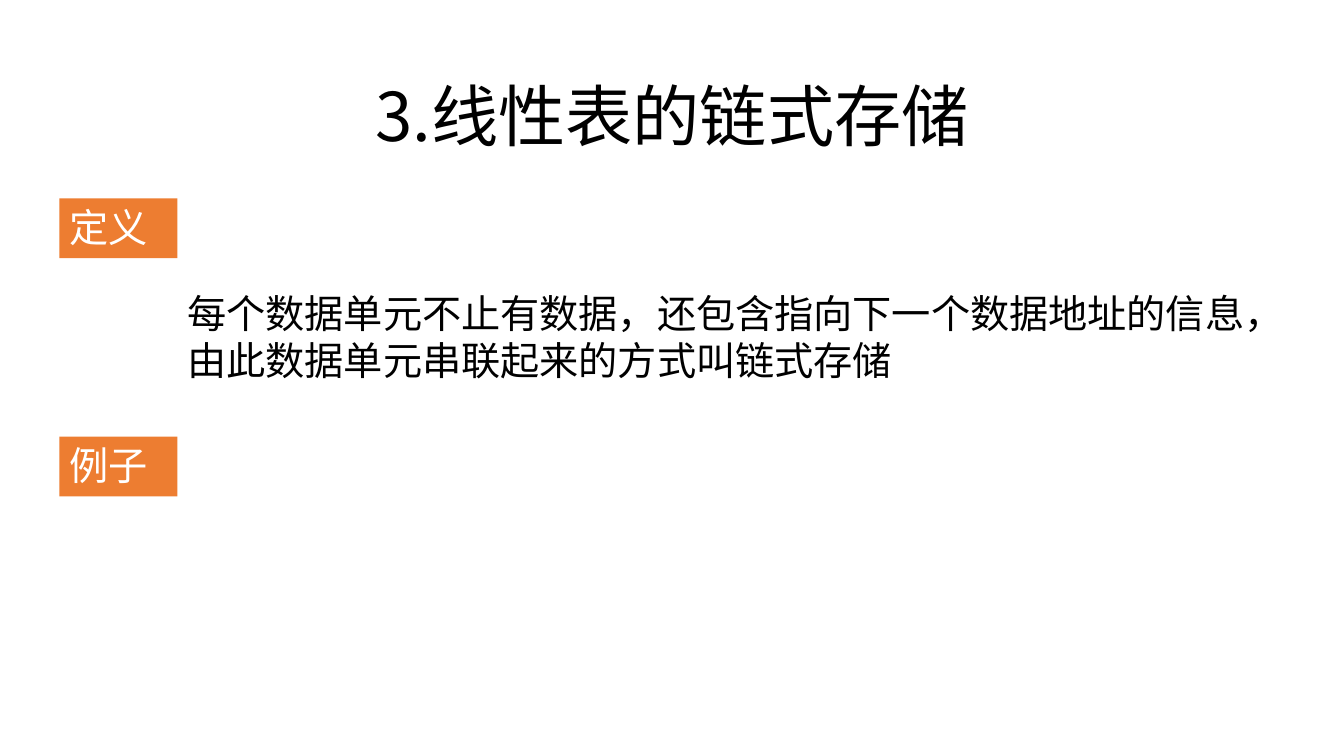
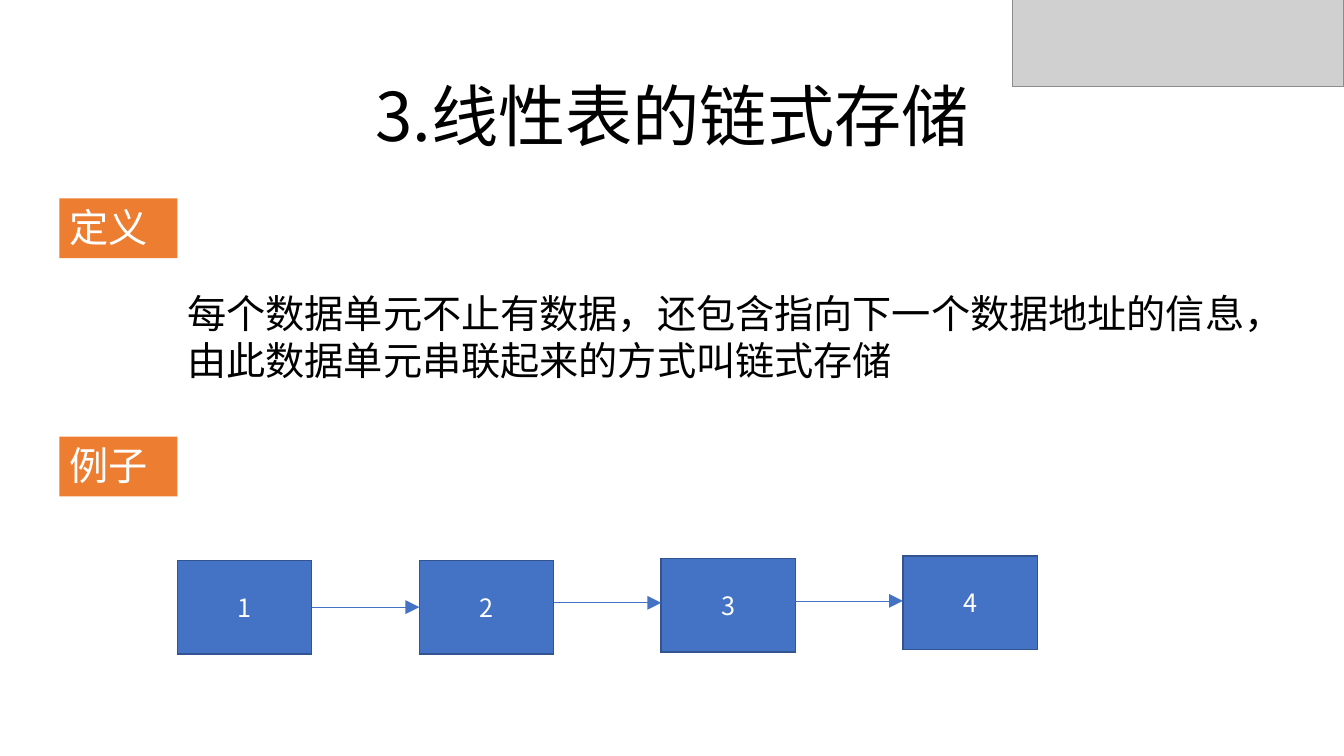
Before and after one commit to zjyesir/hmc_data_structure, a slide deck: slide 14 of 2.线性表.pptx (slide 5 before the commit). Drawn at 1344x756 pixels with LibreOffice and Linux fonts; fonts in the diff are those of the drawing; grey boxes stand for pictures; background and template pictures are left out. Boxes give left, top, right and bottom in pixels: in the first picture for what was removed or moved away, otherwise in the second. Text is boxed around its words. In the diff, an @@ line names an element or a change of style, - is before the commit and + after.

```diff
--- a/2.线性表.pptx
+++ b/2.线性表.pptx
@@ picture added at [1013, 0, 1344, 87] @@
@@ rectangle added at [177, 561, 312, 654], fill #4472C4, outline #325491 1 pt, 18 pt, text #FFFFFF @@
+1
@@ rectangle added at [419, 561, 554, 654], fill #4472C4, outline #325491 1 pt, 18 pt, text #FFFFFF @@
+2
@@ rectangle added at [661, 559, 796, 652], fill #4472C4, outline #325491 1 pt, 18 pt, text #FFFFFF @@
+3
@@ rectangle added at [903, 557, 1037, 650], fill #4472C4, outline #325491 1 pt, 18 pt, text #FFFFFF @@
+4
@@ arrow added from (312, 607) to (419, 607), #4472C4 0.5 pt @@
@@ arrow added from (554, 603) to (661, 603), #4472C4 0.5 pt @@
@@ arrow added from (796, 601) to (903, 601), #4472C4 0.5 pt @@
```
Also in this commit, not shown: 8 other slides changed, 19 slides added, 3 slides removed, 9 other files.
